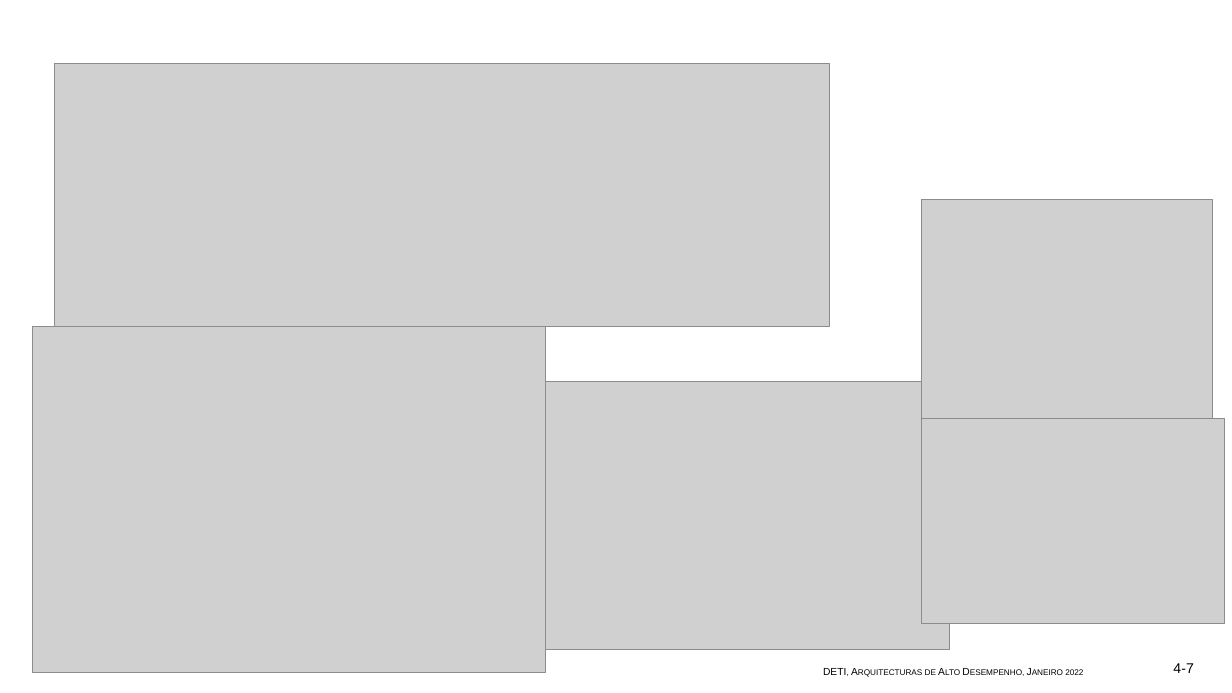
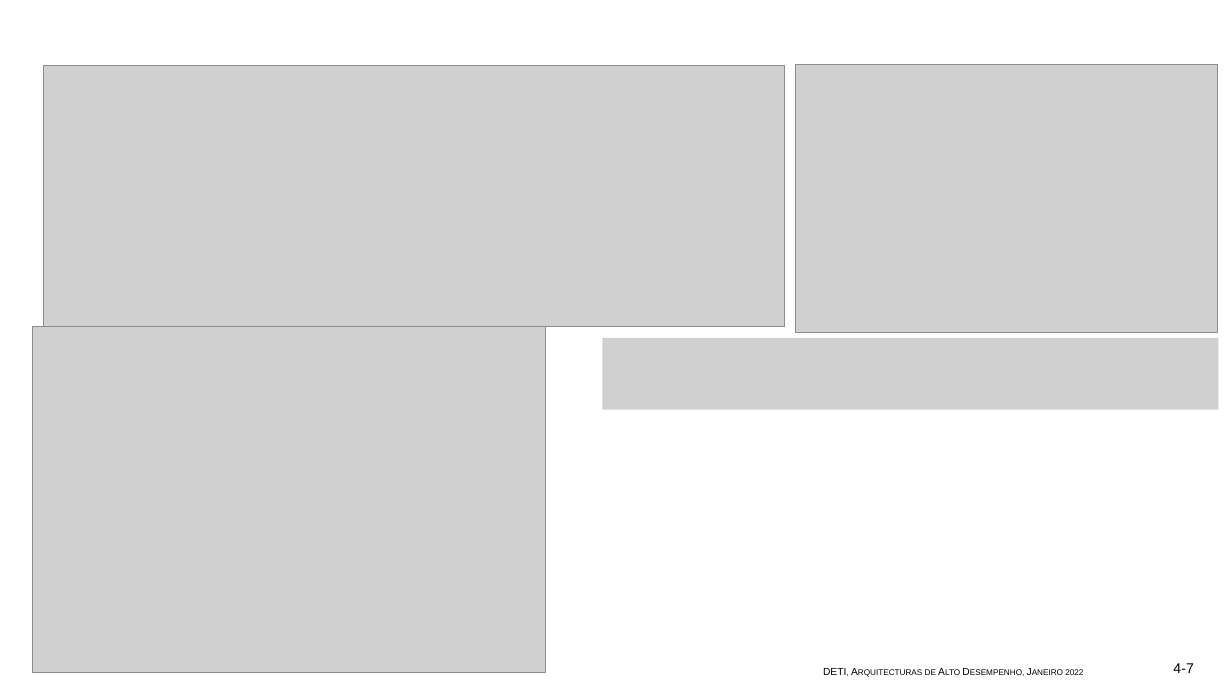
Before and after one commit to Pinto1088/AAD_2022, a slide deck: slide 4 of Assignment2/Apresentação1.pptx. Drawn at 1232x693 pixels with LibreOffice and Linux fonts; fonts in the diff are those of the drawing; grey boxes stand for pictures. Boxes give left, top, right and bottom in pixels: in the first picture for what was removed or moved away, otherwise in the second. Text is boxed around its words. In the diff, an @@ line names an element or a change of style, - is before the commit and + after.

```diff
--- a/Assignment2/Apresentação1.pptx
+++ b/Assignment2/Apresentação1.pptx
@@ picture resized from (x1=55, y1=64, x2=830, y2=327) to (x1=43, y1=66, x2=785, y2=326) @@
@@ picture moved from (x1=528, y1=382, x2=950, y2=650) to (x1=796, y1=65, x2=1218, y2=333) @@
@@ picture removed at (x1=921, y1=200, x2=1213, y2=418) @@
@@ picture added at (x1=603, y1=338, x2=1219, y2=410) @@
@@ picture removed at (x1=921, y1=419, x2=1225, y2=624) @@
```
Also in this commit, not shown: 3 other slides changed, 2 slides added, 1 slide removed.
